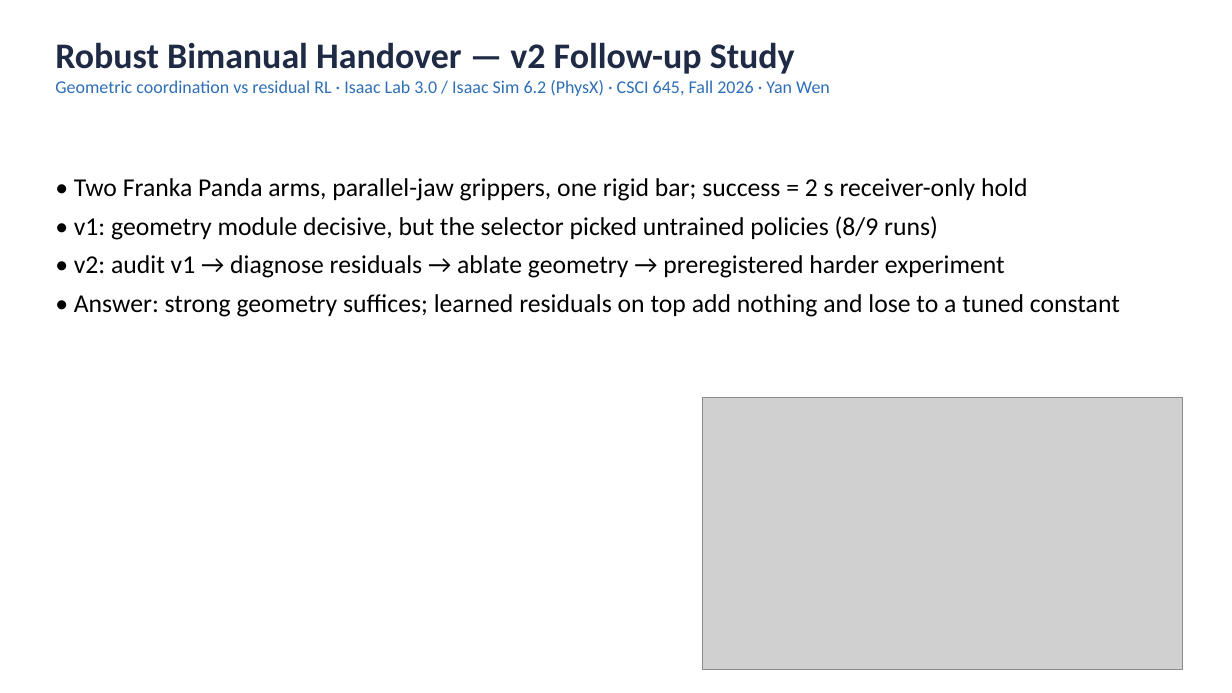
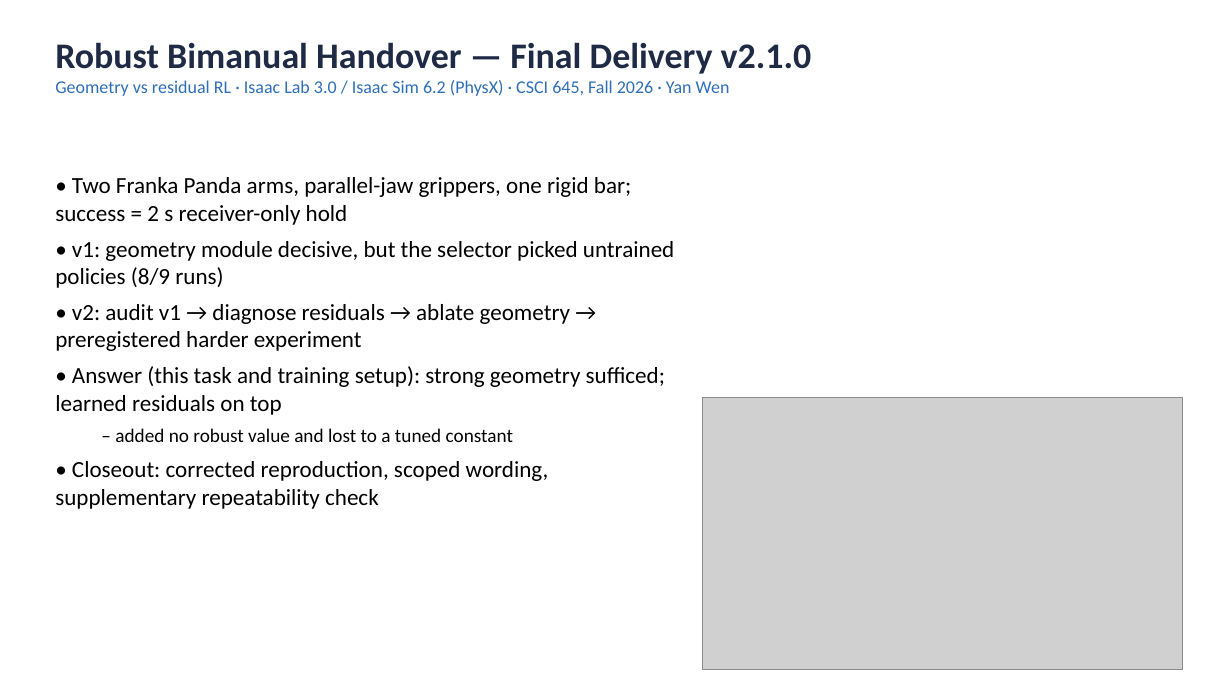
Before and after one commit to ywen0511/CSCI645-Project, a slide deck: slide 1 of report/v2/deck/deck.pptx. Drawn at 1232x693 pixels with LibreOffice and Linux fonts; fonts in the diff are those of the drawing; grey boxes stand for pictures. Boxes give left, top, right and bottom in pixels: in the first picture for what was removed or moved away, otherwise in the second. Text is boxed around its words. In the diff, an @@ line names an element or a change of style, - is before the commit and + after.

```diff
--- a/report/v2/deck/deck.pptx
+++ b/report/v2/deck/deck.pptx
@@ text at <box>55,42,812,96</box>: text changed @@
-Robust Bimanual Handover — v2 Follow-up Study
-Geometric coordination vs residual RL · Isaac Lab 3.0 / Isaac Sim 6.2 (PhysX) · CSCI 645, Fall 2026 · Yan Wen
+Robust Bimanual Handover — Final Delivery v2.1.0
+Geometry vs residual RL · Isaac Lab 3.0 / Isaac Sim 6.2 (PhysX) · CSCI 645, Fall 2026 · Yan Wen
@@ text at <box>55,177,674,351</box>: size 20 to 18 pt in "• Two Franka Panda arms, parallel-jaw grippers, ...", "• v1: geometry module decisive, but the ...", "• v2: audit v1 → diagnose residuals ..." @@
@@ text at <box>55,366,665,509</box>: text changed; size 20 to 18 pt @@
-• Answer: strong geometry suffices; learned residuals on top add nothing and lose to a tuned constant
+• Answer (this task and training setup): strong geometry sufficed; learned residuals on top
+  – added no robust value and lost to a tuned constant
+• Closeout: corrected reproduction, scoped wording, supplementary repeatability check
```
Also in this commit, not shown: 3 other slides changed, 2 slides added, 24 other files.
